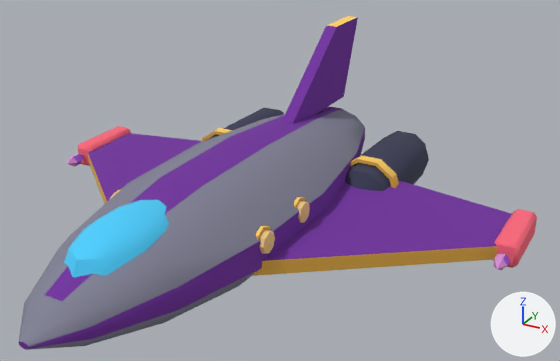
The glTF model assets/models/dropship.glb, before and after one commit.
Camera for both pictures: a 50 mm lens placed at (11.23, -17.48, 9.74), pointed at (1.18, 0.8, 0.61). Every picture has the same lights, and +X, +Y and +Z are marked at lower right. The older version comes first. Where no turn or scale is listed for an object, it has been applied to the vertices. Vertices at exactly the same position are counted once.

Names of what the first picture shows: 'Hull'.
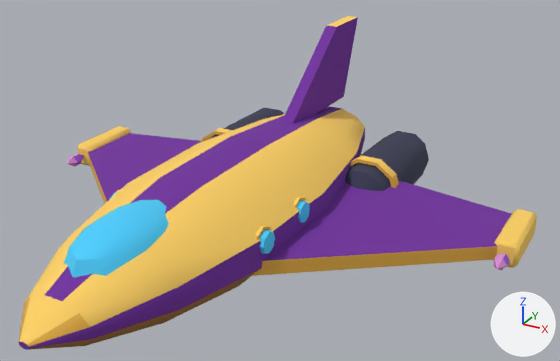
Edits to the bpy script that builds the scene:
```text
Change me_hull:
    where me_hull.from_pydata(...)  # 748 vertices, 1440 faces; spans x -7.9..7.9, y -8.2..8.4, z -1.6..3.9
    used by ob_hull; location = (0.0, 0.0, 0.0)
    me_hull part 1: 128 faces centred in x -2.5..2.5, y -2.5..0.1, z 0.0..0.6 are repainted in the vertex colours; the middle colour goes from beige #f2c986 to cyan #4dd0fd
    me_hull part 2: 88 faces centred in x -7.9..7.9, y 2.0..4.4, z -1.1..-0.3 are repainted in the vertex colours; the middle colour goes from red #ff6a7d to yellow #ffd265
    me_hull part 3: 70 faces centred in x -2.2..2.3, y -7.9..7.6, z -1.5..0.0 are repainted in the vertex colours; the middle colour goes from grey #828296 to brown #9f6b2c
    me_hull part 4: 60 faces centred in x -2.3..2.2, y -7.9..7.5, z 0.1..1.4 are repainted in the vertex colours; the middle colour goes from grey #828296 to yellow #ffd265
```

Changed parts and their boxes [x1, y1, x2, y2] in the pictures (560 x 361 px):
part 1 of me_hull, recoloured
    both: [109, 193, 310, 254]
part 2 of me_hull, recoloured
    both: [78, 126, 537, 268]
part 3 of me_hull, recoloured
    both: [28, 270, 258, 350]
part 4 of me_hull, recoloured (grey to yellow)
    both: [18, 109, 365, 347]
